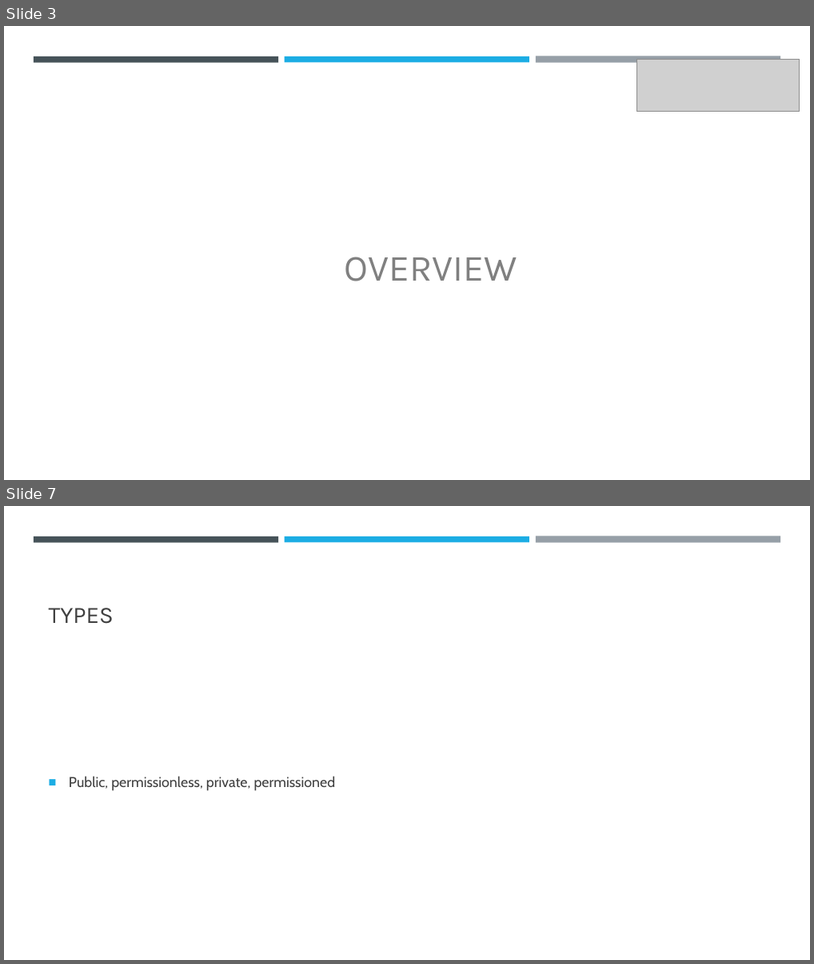
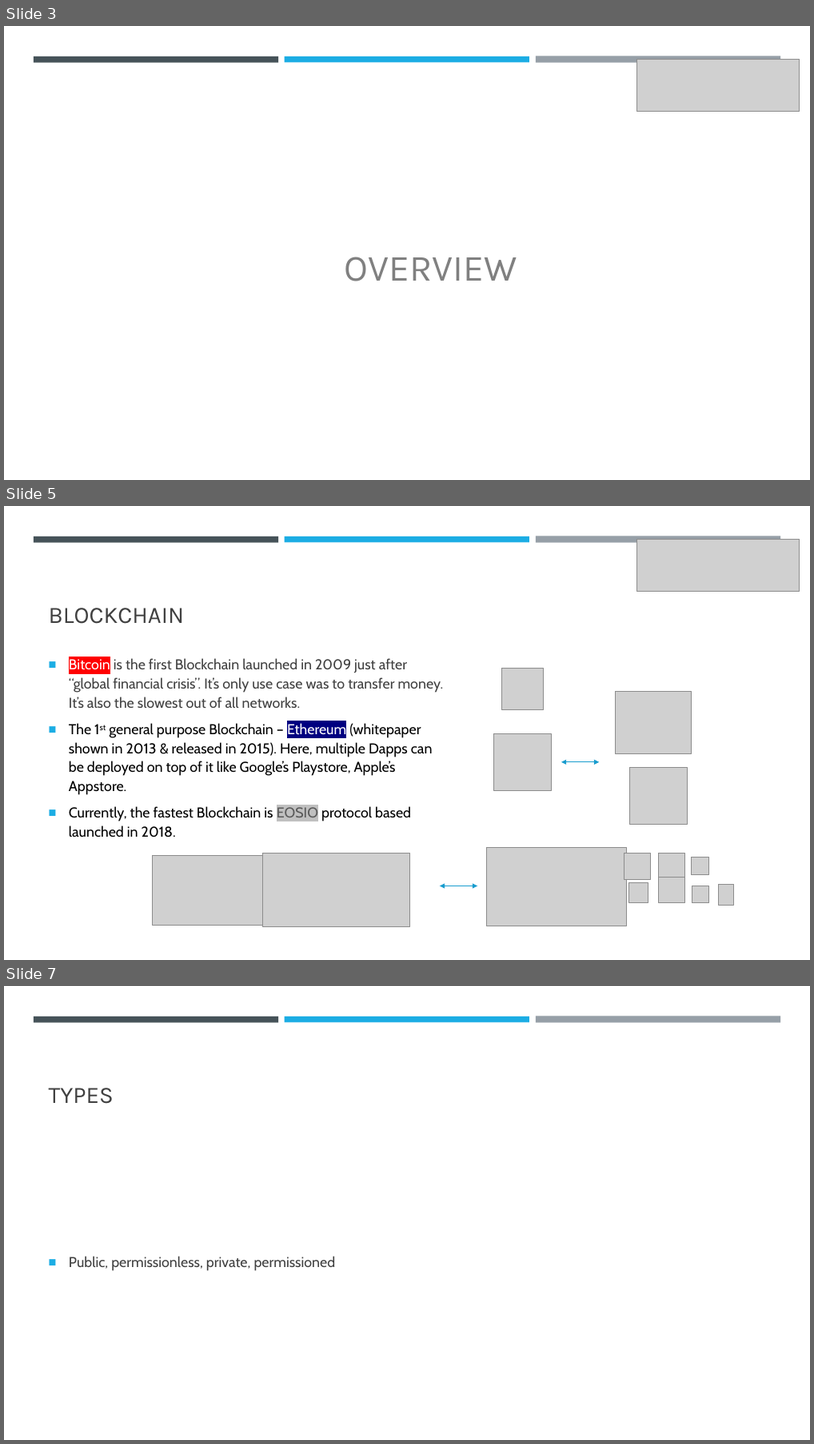
Before and after one commit to abhi3700/My_Learning_Blockchain, a slide deck: PPT.pptx. Shown one above the other, each under a label of ours: slides 3 and 7 before the commit, slides 3, 5 and 7 after it; the slides between them are not shown. The pictures are 814x964 and 814x1444 pixels, drawn with LibreOffice and Linux fonts; fonts in the diff are those of the drawing; grey boxes stand for pictures. Boxes give left, top, right and bottom in pixels: in the first picture for what was removed or moved away, otherwise in the second. Text is boxed around its words. In the diff, an @@ line names an element or a change of style, - is before the commit and + after.

```diff
--- a/PPT.pptx
+++ b/PPT.pptx
@@ slide 5 added at (x1=4, y1=506, x2=810, y2=960), background #FFFFFF; not listed: 3 template elements that a slide beside it also shows @@
@@ picture added at (x1=638, y1=539, x2=800, y2=592) @@
@@ title added at (x1=49, y1=608, x2=185, y2=624), 28 pt, text #404040 @@
+BLOCKCHAIN
@@ text added at (x1=69, y1=658, x2=444, y2=837), 17 pt, text #000000 @@
+■ Bitcoin is the first Blockchain launched in 2009 just after “global financial crisis”. It’s only use case was to transfer money. It’s also the slowest out of all networks.
+■ The 1st general purpose Blockchain – Ethereum (whitepaper shown in 2013 & released in 2015). Here, multiple Dapps can be deployed on top of it like Google’s Playstore, Apple’s Appstore.
+■ Currently, the fastest Blockchain is EOSIO protocol based launched in 2018.
@@ picture added at (x1=502, y1=668, x2=544, y2=709) @@
@@ picture added at (x1=616, y1=691, x2=692, y2=753) @@
@@ picture added at (x1=494, y1=733, x2=551, y2=790) @@
@@ double arrow added from (562, 762) to (599, 762), #189CCE 1 pt @@
@@ picture added at (x1=630, y1=767, x2=687, y2=824) @@
@@ picture added at (x1=153, y1=855, x2=263, y2=924) @@
@@ picture added at (x1=263, y1=852, x2=410, y2=927) @@
@@ picture added at (x1=486, y1=847, x2=626, y2=926) @@
@@ picture added at (x1=624, y1=852, x2=650, y2=880) @@
@@ picture added at (x1=658, y1=852, x2=685, y2=880) @@
@@ picture added at (x1=692, y1=857, x2=710, y2=875) @@
@@ double arrow added from (440, 886) to (478, 886), #189CCE 1 pt @@
@@ picture added at (x1=629, y1=883, x2=648, y2=902) @@
@@ picture added at (x1=659, y1=876, x2=685, y2=902) @@
@@ picture added at (x1=693, y1=886, x2=710, y2=903) @@
@@ picture added at (x1=719, y1=884, x2=734, y2=904) @@
```
Also in this commit, not shown: 2 slides changed, 1 slide removed.
